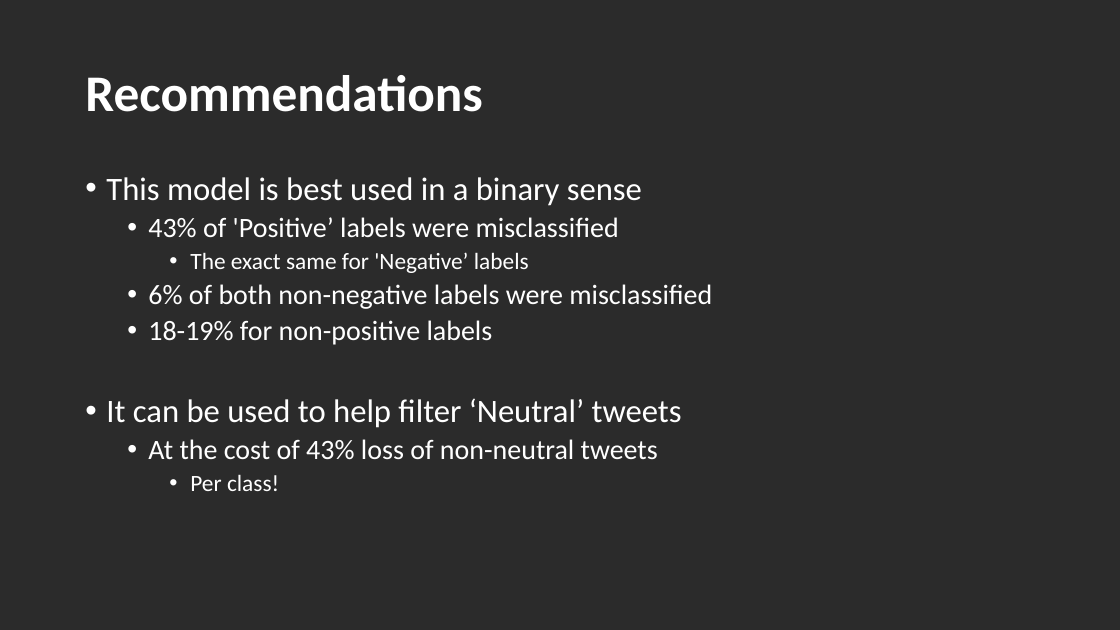
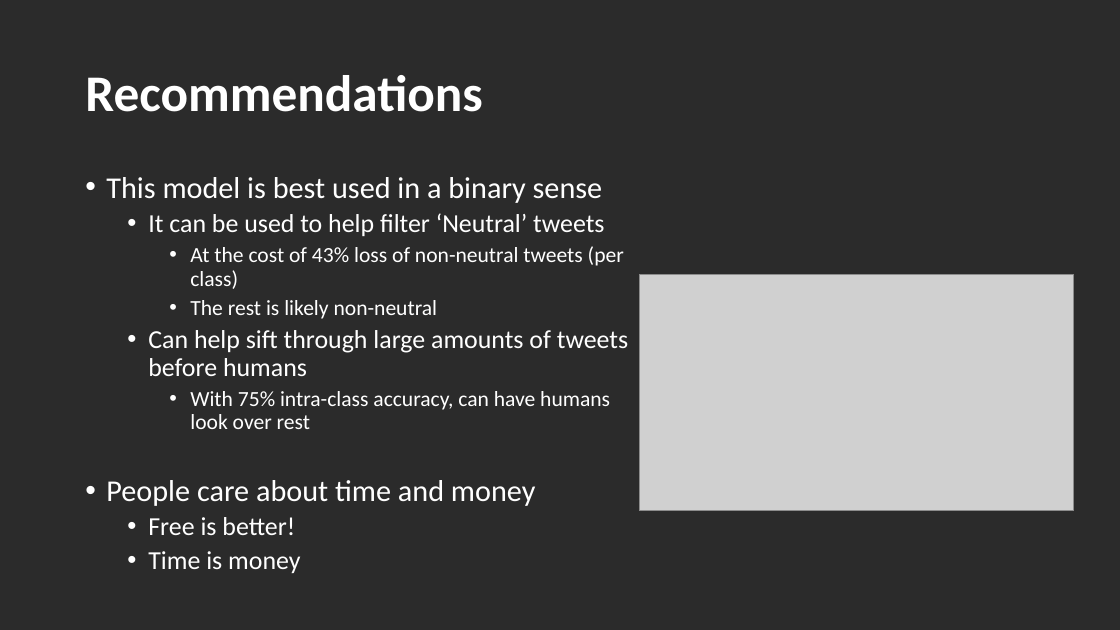
Before and after one commit to dfuller22/Mod4_Proj, a slide deck: slide 10 of Mod4_Exec_Sum.pptx (slide 7 before the commit). Drawn at 1120x630 pixels with LibreOffice and Linux fonts; fonts in the diff are those of the drawing; grey boxes stand for pictures; background and template pictures are left out; a plain dark background stands for a picture behind light text. Boxes give left, top, right and bottom in pixels: in the first picture for what was removed or moved away, otherwise in the second. Text is boxed around its words. In the diff, an @@ line names an element or a change of style, - is before the commit and + after.

Commit message:
Update post review
Added more visuals, tweaked models

```diff
--- a/Mod4_Exec_Sum.pptx
+++ b/Mod4_Exec_Sum.pptx
@@ text at box(106, 177, 604, 236): size 28 to 25.9 pt in "This model is best used in a ..."; size 28 to 22.2 pt in "It can be used to help filter ..."; list level 1 to 2 in "It can be used to ..." @@
@@ text at box(148, 217, 712, 345): paragraphs removed @@
-  • 43% of 'Positive’ labels were misclassified
-    • The exact same for 'Negative’ labels
-  • 6% of both non-negative labels were misclassified
-  • 18-19% for non-positive labels
@@ text at box(106, 246, 628, 573): text changed; size 24 to 18.5 pt @@
-  • At the cost of 43% loss of non-neutral tweets
-    • Per class!
+    • At the cost of 43% loss of non-neutral tweets (per class)
+    • The rest is likely non-neutral
+  • Can help sift through large amounts of tweets before humans
+    • With 75% intra-class accuracy, can have humans look over rest
+• People care about time and money
+  • Free is better!
+  • Time is money
@@ picture added at box(639, 275, 1074, 511) @@
```
Also in this commit, not shown: 5 other slides changed, 3 slides added, 10 other files.
